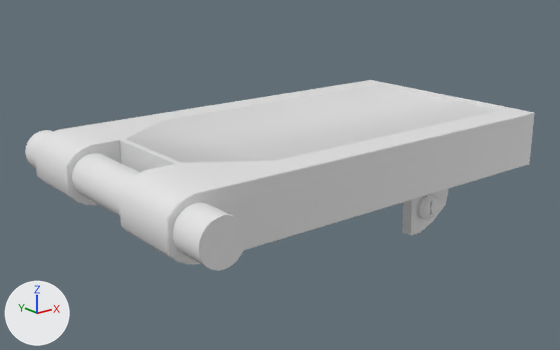
An edit to the FBX model Static Meshes/Hydraulics/Passerelle/Originals/Passerelle.fbx, drawn before and after from the same camera.
Before and after are seen from a 50 mm camera at (-8.73, -5.63, 2.23) aimed at (-2.89, 1.67, -0.69). Arrows for +X, +Y and +Z are at lower left; the lights stay in place. Where no turn or scale is listed for an object, it has been applied to the vertices. Vertices at the same position are counted once.

The scene before the commit, as lines of its bpy script (objects in view):
```python
me_mesh = bpy.data.meshes.new('Mesh')
me_mesh.from_pydata(...)  # 490 vertices, 560 faces; spans x -0.3..5.2, y -0.44..3.42, z -1.69..0.0
ob_passerelle = bpy.data.objects.new('Passerelle', me_mesh)
ob_passerelle.location = (-5.2, 0.01, 0.0)
```
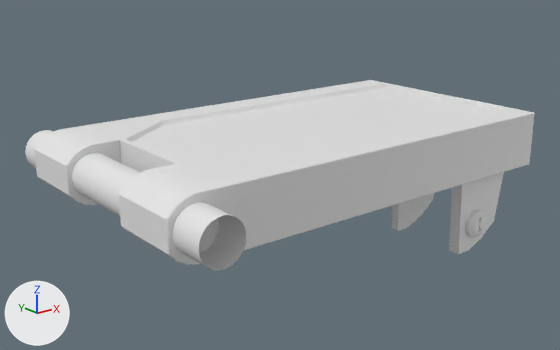
The newer file is also turned or shifted as a whole; pictures and numbers use the older file's frame.

Edits to the bpy script that builds the scene:
```text
Change me_mesh:
    used by ob_passerelle; location = (-5.2, 0.01, 0.0)
    remove me_mesh.from_pydata(...)  # 490 vertices, 560 faces; spans x -0.3..5.2, y -0.44..3.42, z -1.69..0.0
    add me_mesh.from_pydata(...)  # 488 vertices, 490 faces; spans x -0.3..5.2, y -0.44..3.42, z -1.69..0.0
    me_mesh part 1: the loose piece of 92 vertices spanning x 3.76..4.95, y 0.91..2.07, z -1.69..-0.49 is moved by (0.0, -0.81, 0.0)
    me_mesh part 2: the loose piece of 89 vertices spanning x 4.06..4.44, y 0.82..0.91, z -1.51..-1.15 is moved by (0.0, -0.81, 0.0)
    me_mesh part 3
    1 vertex is removed from x 0.0, y -0.44, z -0.34
    36 faces are deleted
```

What differs and where, as boxes (x1, y1, x2, y2) in the pictures (560 x 350 px; the box of a moved part takes in the faces that stretch with it):
part 1 of me_mesh, moved or reshaped
    before: (402, 189, 449, 236)
    after: (392, 172, 504, 254)
part 2 of me_mesh, moved or reshaped
    before: (416, 194, 438, 220)
    after: (465, 209, 487, 237)
part 3 of me_mesh, deleted
    before: (199, 215, 246, 270)
